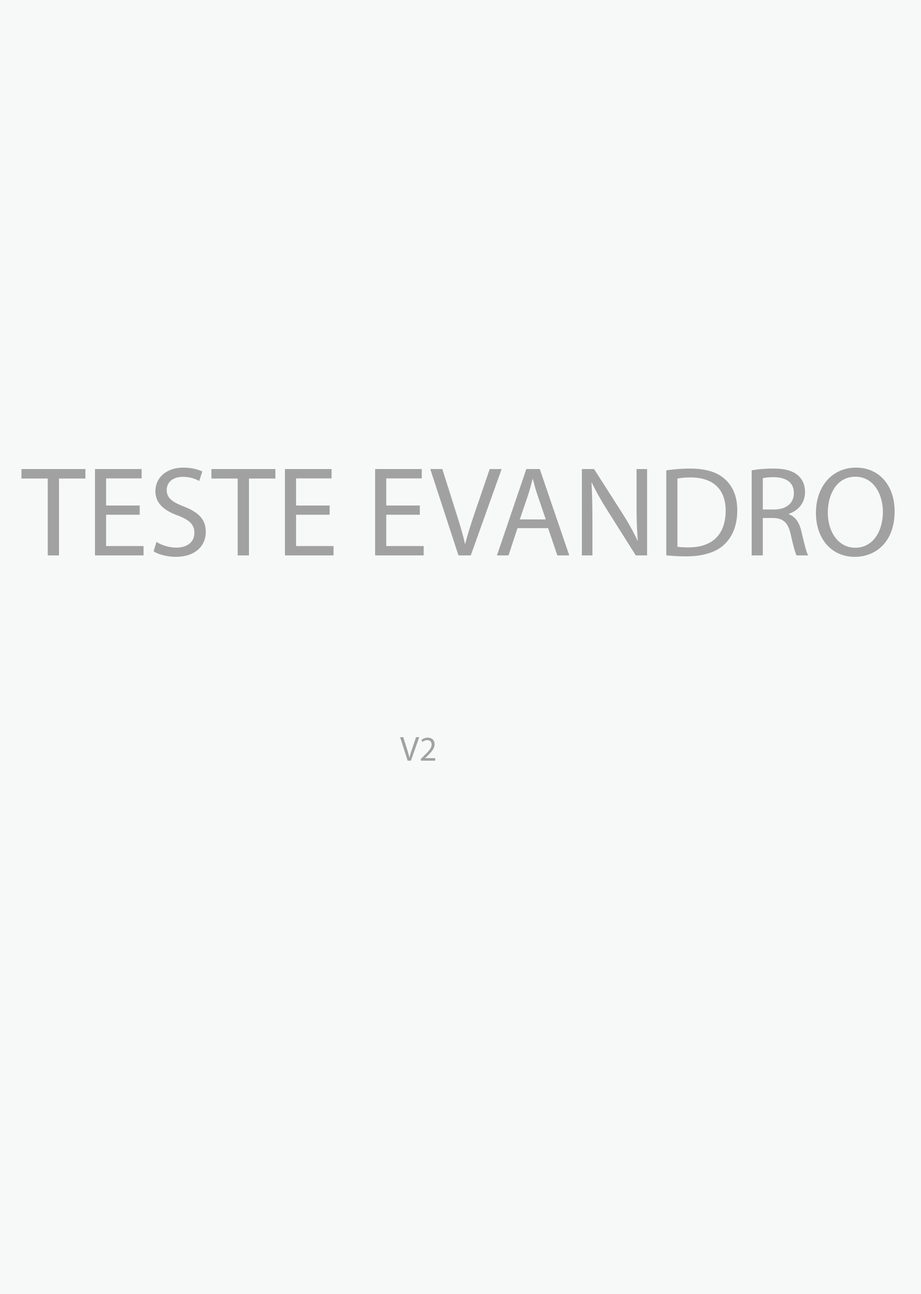
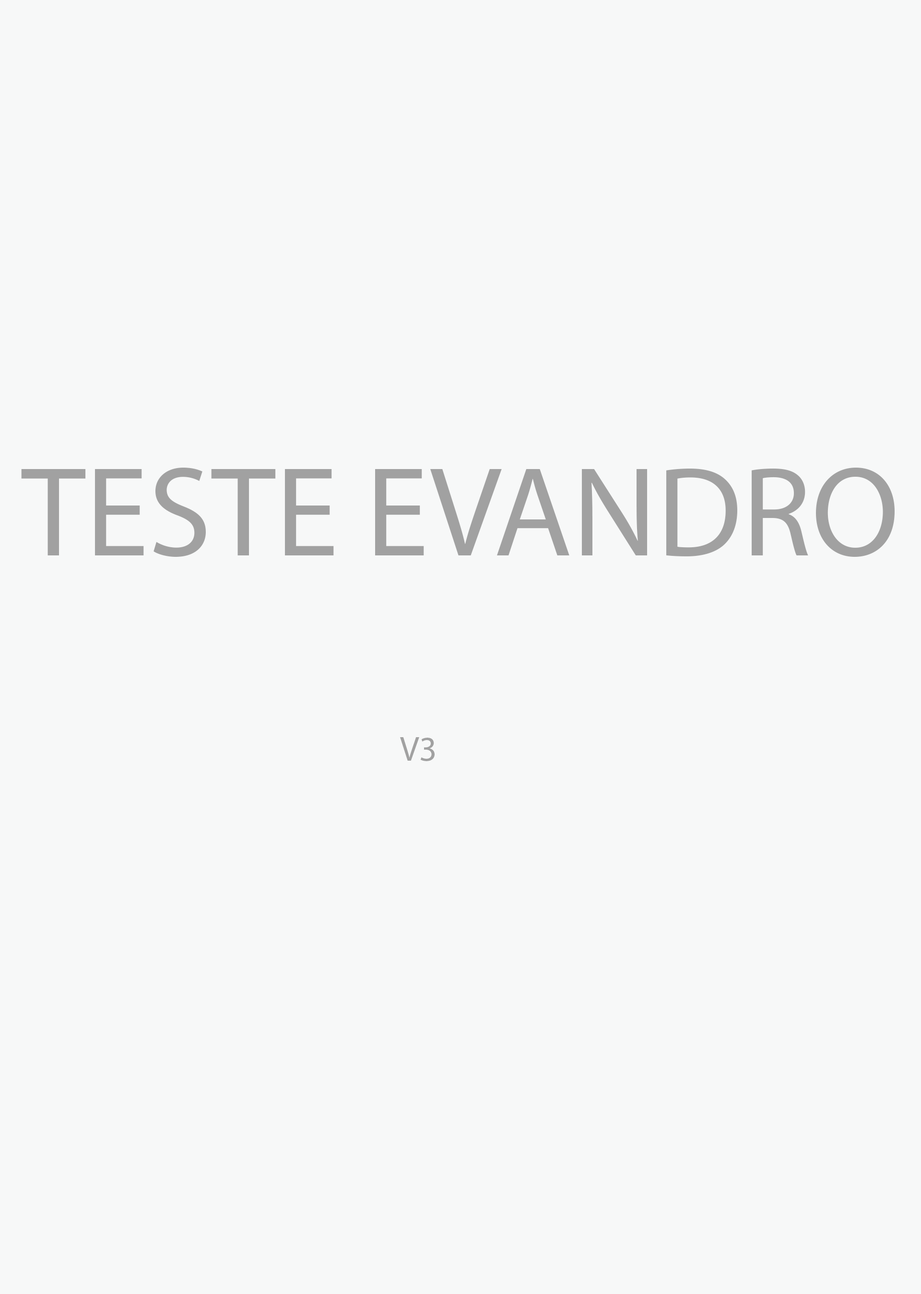
Revision of a layered 921 x 1294 image; what changed, layer by layer:
renamed "V2" to "V3", painted on it over (420, 737, 436, 762)
